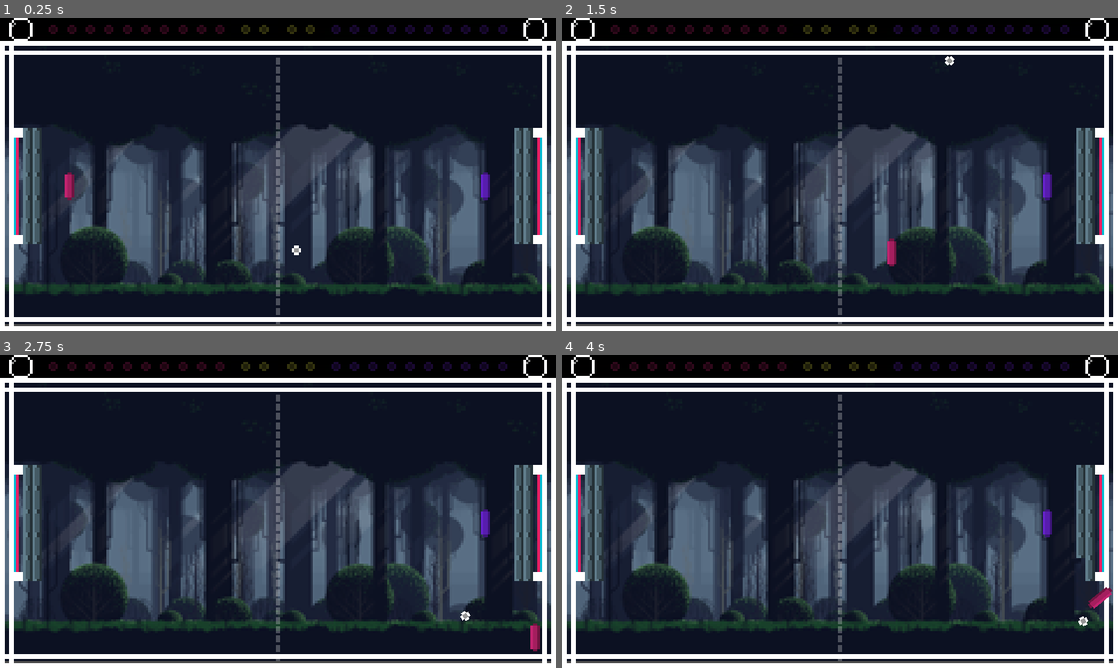
Above: before the commit, frames 1-4 (two rows, left to right).
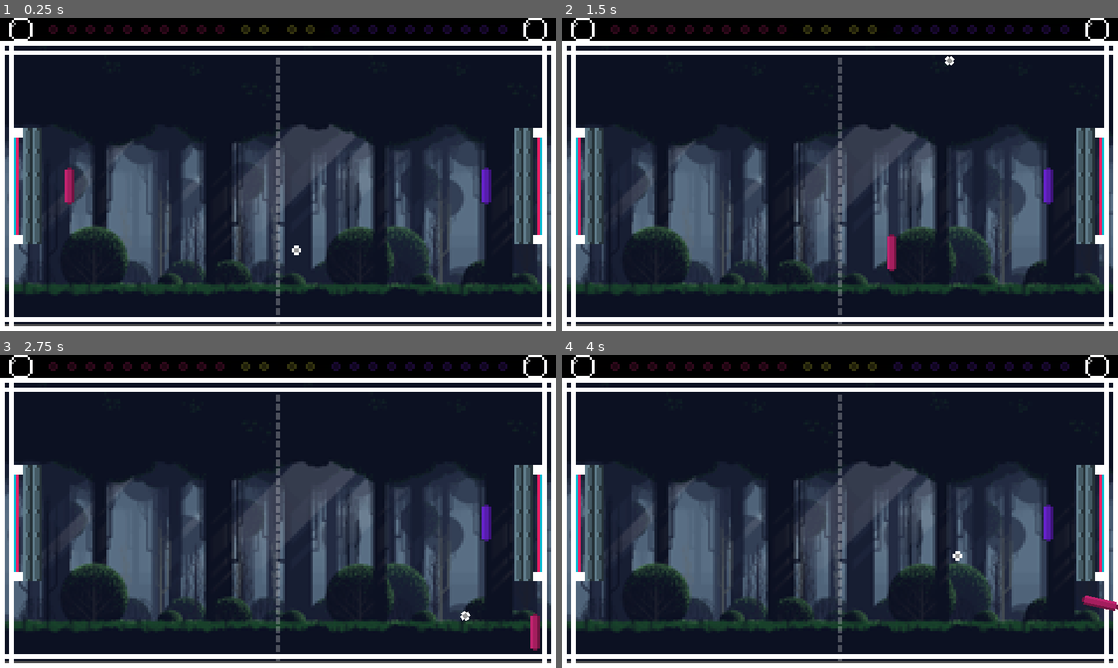
Above: after the commit, the same moments.

Repository: datavikingr/pong-redux
Game: Godot game, scene res://tscn/main.tscn
Two runs of this game, one before a commit and one after it. Both use one fixed random seed, a clock stepped at 60 frames per second and the inputs below. Sound files missing from this copy of the repository are replaced by a short silence.
Inputs:
- Up to frame 1 (0.25 s): no input
- Up to frame 2 (1.5 s): tap Enter at 0.5 s; hold D (playerleft_right) 0.53-1.28 s; hold S (playerleft_down) from 1.28 s (still down)
- Up to frame 3 (2.75 s): tap Space at 2 s; release S (playerleft_down) at 2.03 s; hold D (playerleft_right) from 2.03 s (still down)
- Up to frame 4 (4 s): release D (playerleft_right) at 2.78 s; hold W (playerleft_up) 2.78-3.53 s; hold Q (playerleft_ccw) from 3.53 s (still down)

The runs differ from the first frame. In frame 1, 0.2% of the frame differs, in the area x 11-89%, y 47-60%; in frame 2, 0.2%; in frame 3, 0.2%; in frame 4, 0.5%, in the area x 70-100%, y 47-87%.

Commit message:
bug fixes; paddle size adjustment.

Diff:
--- a/scripts/Player Left.gd
+++ b/scripts/Player Left.gd
@@ -3,7 +3,7 @@
 @export var speed: int  = 150 # Self evident & pretty quick, too
 @export var playercolor: Color = Color(1, .056, .502) # #c1236f is a vaporwave pink
 @export var accumulated_rotation: float = 0.0 #starting setting
-@export var rotation_speed: float = 5.0  # Adjust as needed
+@export var rotation_speed: float = 10.0  # Adjust as needed
 
 func _ready() -> void:
 	self.modulate = playercolor
--- a/scripts/Player Right.gd
+++ b/scripts/Player Right.gd
@@ -3,7 +3,7 @@
 @export var speed: int  = 150 # Self evident & pretty quick, too
 @export var playercolor: Color = Color(1, .056, .502) # #c1236f is a vaporwave pink
 @export var accumulated_rotation: float = 0.0 #starting setting
-@export var rotation_speed: float = 5.0  # Adjust as needed
+@export var rotation_speed: float = 10.0  # Adjust as needed
 
 func _ready() -> void:
 	self.modulate = playercolor
--- a/tscn/main.tscn
+++ b/tscn/main.tscn
@@ -21,8 +21,8 @@
 [ext_resource type="FontFile" uid="uid://ctje33g4vstjo" path="res://fonts/upheavtt.ttf" id="13_o4b3h"]
 [ext_resource type="PackedScene" uid="uid://cnchnhdhepcde" path="res://tscn/ball_explode.tscn" id="15_iehge"]
 [ext_resource type="PackedScene" uid="uid://3a0e5lm2ujyu" path="res://tscn/bricks_east.tscn" id="18_nuqjc"]
-[ext_resource type="Texture2D" uid="uid://bbyguyi1kvf71" path="res://assets/Sprites/paddlewhite.png" id="19_8ri1g"]
 [ext_resource type="PackedScene" uid="uid://dawmoc887fx1x" path="res://tscn/bricks_west.tscn" id="19_uu3yf"]
+[ext_resource type="Texture2D" uid="uid://boh1g8hhussd" path="res://assets/Sprites/medwhite.png" id="21_fwdb7"]
 [ext_resource type="AudioStream" uid="uid://bhc5gnnjl8kka" path="res://assets/sfx/goalexplosion.mp3" id="24_4q2si"]
 
 [sub_resource type="RectangleShape2D" id="RectangleShape2D_ojja3"]
@@ -33,7 +33,7 @@
 
 [sub_resource type="CapsuleShape2D" id="CapsuleShape2D_851qf"]
 radius = 2.0
-height = 12.5
+height = 17.0
 
 [node name="main" type="Node2D"]
 
@@ -500,7 +500,7 @@
 playercolor = Color(0.756863, 0.137255, 0.435294, 1)
 
 [node name="Sprite2D" type="Sprite2D" parent="Player Layer/Player West"]
-texture = ExtResource("19_8ri1g")
+texture = ExtResource("21_fwdb7")
 
 [node name="CollisionShape2D" type="CollisionShape2D" parent="Player Layer/Player West"]
 shape = SubResource("CapsuleShape2D_851qf")
@@ -508,7 +508,7 @@
 
 [node name="Player East" type="RigidBody2D" parent="Player Layer"]
 unique_name_in_owner = true
-position = Vector2(209.515, 72.5)
+position = Vector2(210, 72.5)
 mass = 1000.0
 physics_material_override = ExtResource("2_q337k")
 gravity_scale = 0.0
@@ -517,7 +517,7 @@
 playercolor = Color(0.4, 0.133333, 0.8, 1)
 
 [node name="Sprite2D" type="Sprite2D" parent="Player Layer/Player East"]
-texture = ExtResource("19_8ri1g")
+texture = ExtResource("21_fwdb7")
 
 [node name="CollisionShape2D" type="CollisionShape2D" parent="Player Layer/Player East"]
 shape = SubResource("CapsuleShape2D_851qf")
Binary file added: assets/Sprites/longwhite.png
Not shown, added: assets/Sprites/longwhite.png.import
Binary file added: assets/Sprites/medwhite.png
Not shown, added: assets/Sprites/medwhite.png.import
Not shown, added: assets/Asset Project Files/longwhite.sumo
Not shown, added: assets/Asset Project Files/medwhite.sumo
